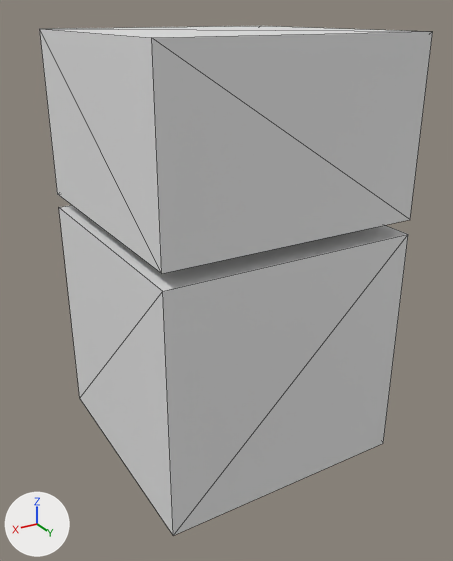
Two versions of the FBX model Game/Assets/Models/cube/animcube_twobones.fbx, one commit apart.
Before and after are seen from a 50 mm lens placed at (0.482, 0.816, 0.48), pointed at (0.04, 0.079, 0.112). The lights are fixed; the arrows at lower left show +X, +Y and +Z. Mesh edges are drawn as thin lines.
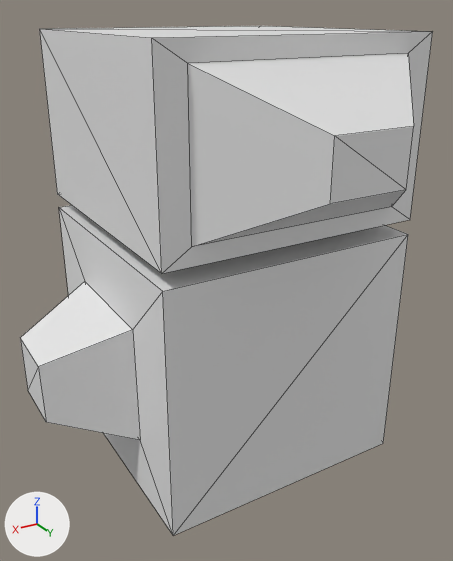
What changed in the scene script:
```text
Change me_cube:
    used by ob_cube; location = (0.0, 0.0, 0.0)
    remove me_cube.from_pydata(...)  # 16 vertices, 22 faces; spans x -0.2..0.2, y -0.2..0.2, z -0.2..0.455
    add me_cube.from_pydata(...)  # 32 vertices, 38 faces; spans x -0.2..0.321, y -0.2..0.319, z -0.2..0.455
    me_cube part 1
    4 faces are deleted
    16 vertices are added at x -0.16..0.321, y -0.097..0.319, z -0.103..0.43
    20 new faces join them
```

Location of each change, [x1, y1, x2, y2] in pixels of the pictures (453 x 561 px):
'Cube', reshaped: before [40, 26, 433, 536]; after [20, 26, 433, 536]
part 1 of me_cube, built on: before [59, 32, 433, 534]; after [20, 32, 433, 534]
